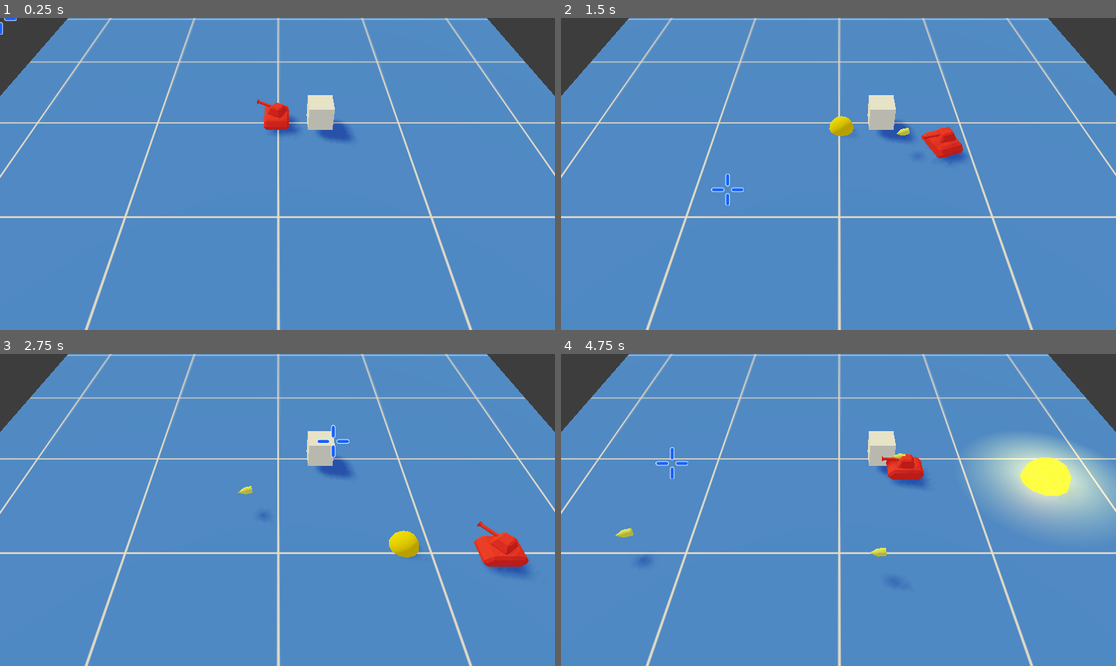
Above: before the commit, frames 1-4 (two rows, left to right).
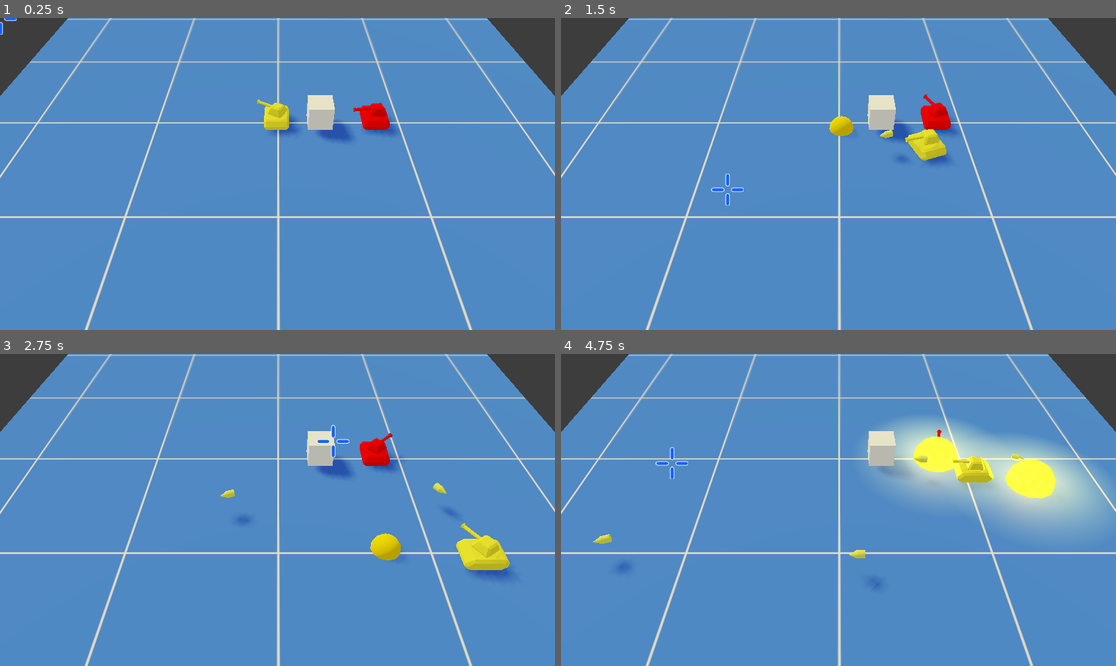
Above: after the commit, the same moments.

Repository: Hasnep/combatanks
Game: Godot game, scene res://World/World.tscn
Two runs of this game, one before a commit and one after it. Both use one fixed random seed, a clock stepped at 60 frames per second and the inputs below.
Inputs (mouse positions are in pixels of both pictures, inside the frame that each line leads up to):
- Up to frame 1 (0.25 s): no input
- Up to frame 2 (1.5 s): tap Enter at 0.5 s; move the mouse to (960, 158) at 0.52 s; hold Right (move_right) 0.53-1.28 s; right-click (960, 158) at 0.6 s; move the mouse to (727, 189) at 1.27 s; hold Down (move_down) from 1.28 s (still down); click (727, 189) at 1.35 s
- Up to frame 3 (2.75 s): move the mouse to (333, 441) at 2.02 s; release Down (move_down) at 2.03 s; hold Right (move_right) from 2.03 s (still down); right-click (333, 441) at 2.1 s
- Up to frame 4 (4.75 s): move the mouse to (810, 572) at 2.77 s; release Right (move_right) at 2.78 s; hold Up (move_up) 2.78-3.53 s; click (810, 572) at 2.85 s; move the mouse to (1005, 556) at 3.52 s; hold Left (move_left) from 3.53 s (still down); right-click (1005, 556) at 3.6 s; move the mouse to (672, 463) at 4.27 s; click (672, 463) at 4.35 s

The runs differ from the first frame. In frame 1, 0.9% of the frame differs, in the area x 46-72%, y 26-38%; in frame 2, 1.4%; in frame 3, 2.8%; in frame 4, 7.8%, in the area x 5-100%, y 20-76%.

Commit message:
Add an enemy to the world

Diff:
--- a/Tank/TankTexture.tres
+++ b/Tank/TankTexture.tres
@@ -1,4 +1,5 @@
 [gd_resource type="SpatialMaterial" format=2]
 
 [resource]
+resource_local_to_scene = true
 albedo_color = Color( 1, 0, 1, 1 )
--- a/World/World.tscn
+++ b/World/World.tscn
@@ -1,11 +1,12 @@
-[gd_scene load_steps=7 format=2]
+[gd_scene load_steps=8 format=2]
 
 [ext_resource path="res://World/WorldEnvironment.tres" type="Environment" id=1]
-[ext_resource path="res://Tank/Player/TankPlayer.gd" type="Script" id=2]
+[ext_resource path="res://Tank/Tank.tscn" type="PackedScene" id=2]
 [ext_resource path="res://Walls/Wall.tscn" type="PackedScene" id=3]
 [ext_resource path="res://Floor/Floor.tscn" type="PackedScene" id=4]
-[ext_resource path="res://Tank/Tank.tscn" type="PackedScene" id=5]
+[ext_resource path="res://Tank/Enemies/TankEnemyBasic.gd" type="Script" id=5]
 [ext_resource path="res://Camera/Camera.tscn" type="PackedScene" id=6]
+[ext_resource path="res://Tank/Player/TankPlayer.gd" type="Script" id=7]
 
 [node name="World" type="Spatial"]
 
@@ -16,8 +17,16 @@
 
 [node name="Bullets" type="Node" parent="."]
 
-[node name="Tank" parent="." instance=ExtResource( 5 )]
-script = ExtResource( 2 )
+[node name="Players" type="Node" parent="."]
+
+[node name="TankPlayer" parent="Players" instance=ExtResource( 2 )]
+script = ExtResource( 7 )
+
+[node name="Enemies" type="Node" parent="."]
+
+[node name="TankEnemy" parent="Enemies" instance=ExtResource( 2 )]
+transform = Transform( 1, 0, 0, 0, 1, 0, 0, 0, 1, 8.03951, 0, 0 )
+script = ExtResource( 5 )
 
 [node name="Camera" parent="." instance=ExtResource( 6 )]
 projection = 0
